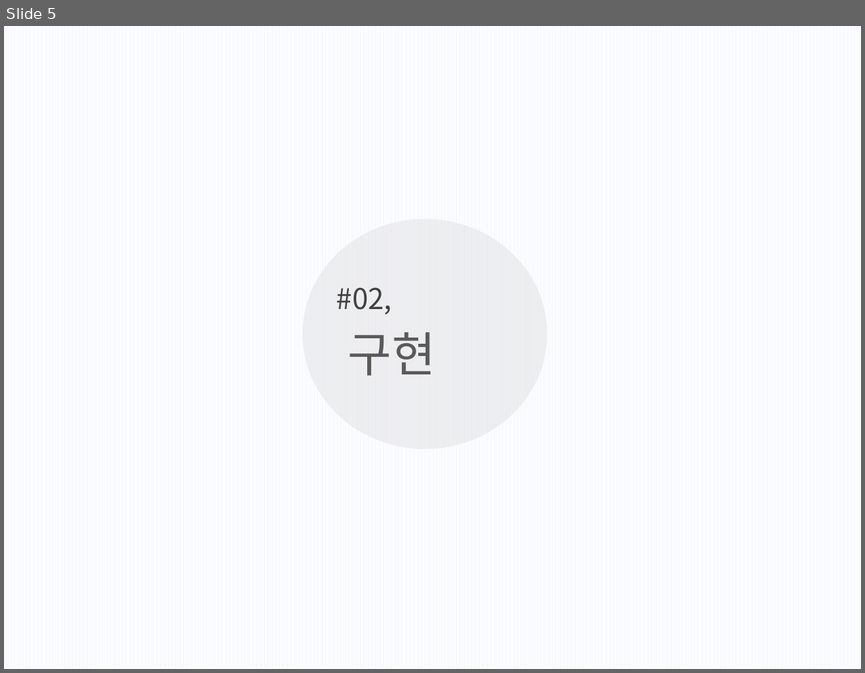
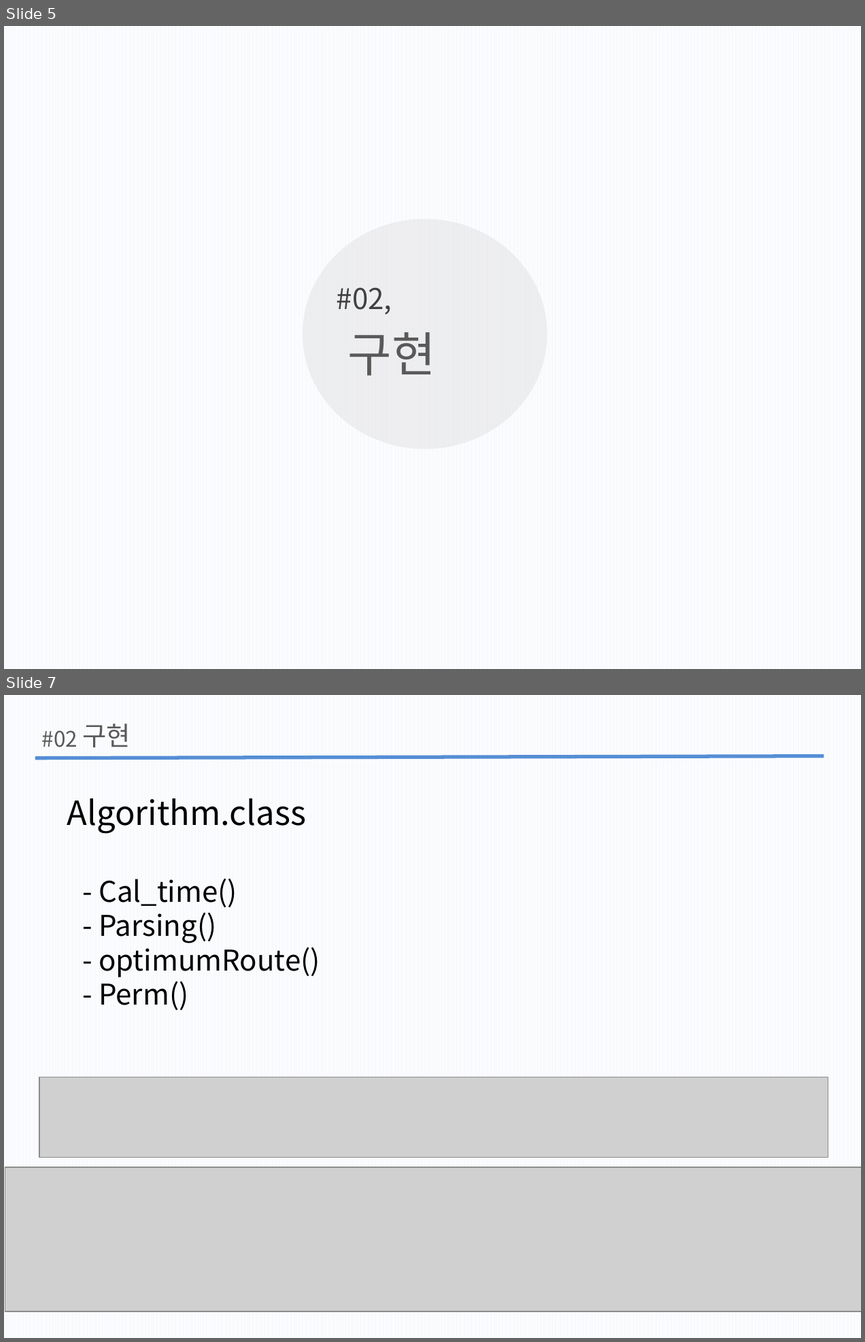
Before and after one commit to wlgh325/DS, a slide deck: 자구발표7주차.pptx. Shown one above the other, each under a label of ours: slide 5 before the commit, slides 5 and 7 after it; the slides between them are not shown. The pictures are 865x673 and 865x1342 pixels, drawn with LibreOffice and Linux fonts; fonts in the diff are those of the drawing; grey boxes stand for pictures. Boxes give left, top, right and bottom in pixels: in the first picture for what was removed or moved away, otherwise in the second. Text is boxed around its words. In the diff, an @@ line names an element or a change of style, - is before the commit and + after.

```diff
--- a/자구발표7주차.pptx
+++ b/자구발표7주차.pptx
@@ slide 7 added at box(4, 695, 861, 1338), background pattern #FFFFFF on #F6F8FC @@
@@ text added at box(42, 730, 77, 747), 18 pt, text #595959 @@
+#02
@@ text added at box(82, 724, 130, 747), 22 pt, text #595959 @@
+구현
@@ line added from (36, 758) to (824, 756), #558ED5 3 pt @@
@@ text added at box(67, 798, 306, 833), 28 pt, text #000000 @@
+Algorithm.class
@@ text added at box(99, 878, 320, 1010), 24 pt, text #000000 @@
+- Cal_time()
+- Parsing()
+- optimumRoute()
+- Perm()
@@ picture added at box(39, 1077, 827, 1157) @@
@@ picture added at box(5, 1167, 861, 1311) @@
```
Also in this commit, not shown: 2 slides changed, 4 other slides added.
